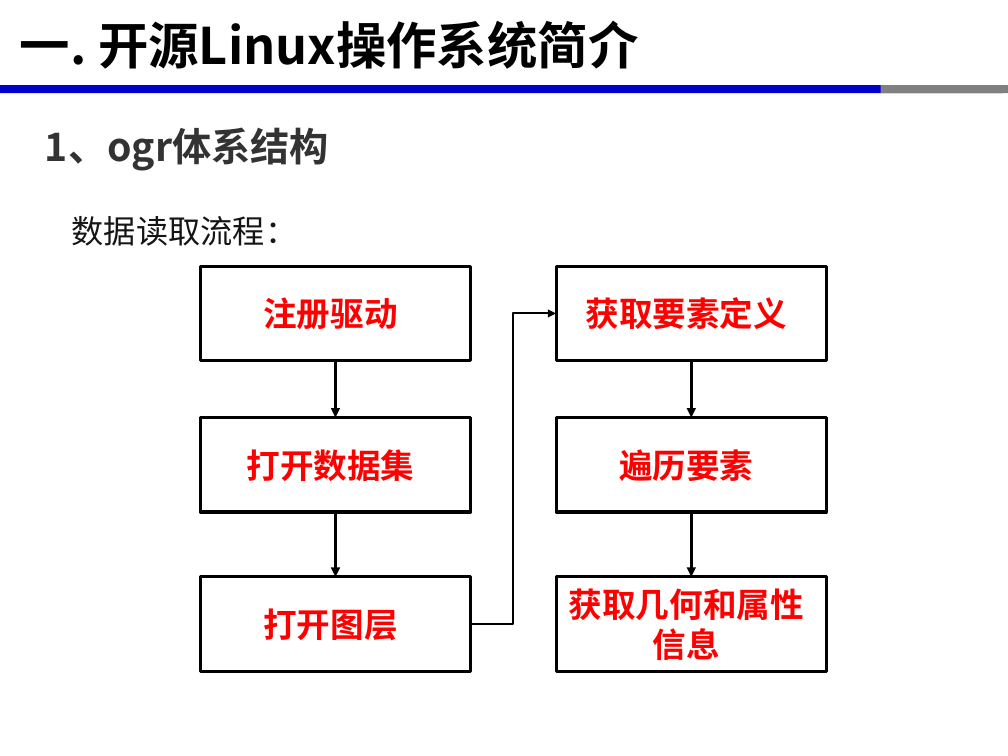
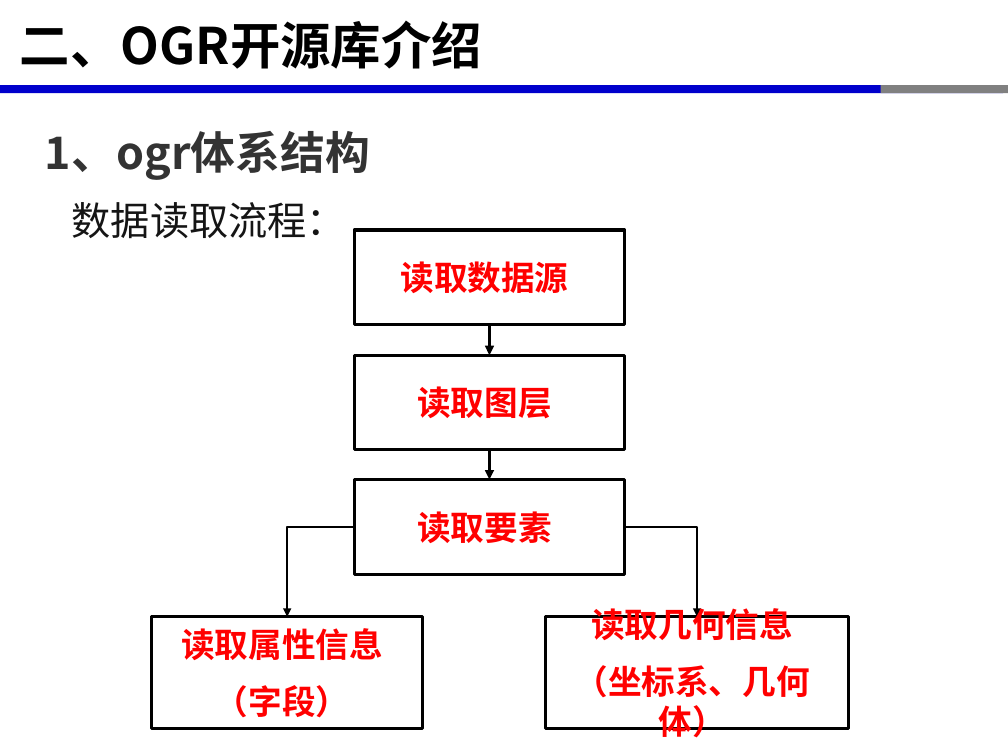
Before and after one commit to xinluo2018/open-source-gis-course, a slide deck: slide 13 of 第4章- OGR开源库及矢量数据处理-8课时/第3章-OGR开源库及矢量数据处理-8学时.pptx (slide 12 before the commit). Drawn at 1008x756 pixels with LibreOffice and Linux fonts; fonts in the diff are those of the drawing. Boxes give left, top, right and bottom in pixels: in the first picture for what was removed or moved away, otherwise in the second. Text is boxed around its words. In the diff, an @@ line names an element or a change of style, - is before the commit and + after.

```diff
--- a/第4章- OGR开源库及矢量数据处理-8课时/第3章-OGR开源库及矢量数据处理-8学时.pptx
+++ b/第4章- OGR开源库及矢量数据处理-8课时/第3章-OGR开源库及矢量数据处理-8学时.pptx
@@ title at box(20, 21, 482, 69): text changed @@
-一. 开源Linux操作系统简介
+二、OGR开源库介绍
@@ text "1、ogr体系结构" at box(45, 131, 370, 180): size 28 to 32 pt; more space between paragraphs @@
@@ text "数据读取流程：" at box(72, 202, 346, 238): size 23 to 28 pt; line spacing 2 to 1.5; more space between paragraphs @@
@@ rectangle "读取数据源": place and size @@
-rectangle "读取数据源" at box(201, 417, 471, 512)
+rectangle "读取数据源" at box(354, 230, 624, 325)
@@ rectangle removed at box(201, 266, 471, 361) @@
-注册驱动
@@ text in rectangle at box(401, 261, 569, 293): text changed @@
-打开数据集
+读取数据源
@@ arrow moved from (336, 512) - (336, 577) to (490, 325) - (490, 355) @@
@@ rectangle "读取图层": place and size @@
-rectangle "读取图层" at box(201, 577, 471, 671)
+rectangle "读取图层" at box(354, 355, 624, 450)
@@ arrow removed from (336, 361) to (336, 417) @@
@@ text in rectangle at box(417, 386, 551, 419): text changed @@
-打开图层
+读取图层
@@ rectangle removed at box(556, 417, 827, 512) @@
-遍历要素
@@ arrow moved from (691, 361) - (691, 417) to (490, 450) - (490, 480) @@
@@ rectangle "读取要素": place and size @@
-rectangle "读取要素" at box(556, 266, 827, 361)
+rectangle "读取要素" at box(354, 480, 624, 575)
@@ elbow arrow added from (354, 527) to (287, 617), #000000 1.5 pt @@
@@ text in rectangle at box(417, 511, 551, 543): text changed @@
-获取要素定义
+读取要素
@@ elbow arrow moved from (471, 624) - (556, 313) to (625, 527) - (697, 617) @@
@@ arrow removed from (691, 512) to (691, 577) @@
@@ rectangle added at box(152, 617, 422, 729), outline #000000 2.25 pt, 24 pt, text #FF0000, bold @@
+读取属性信息
+（字段）
@@ rectangle "读取几何信息": place and size @@
-rectangle "读取几何信息" at box(556, 577, 827, 671)
+rectangle "读取几何信息" at box(545, 617, 848, 729)
@@ text in rectangle at box(574, 603, 809, 738): text changed @@
-获取几何和属性信息
+读取几何信息
+（坐标系、几何体）
```
Also in this commit, not shown: 11 other slides changed, 1 slide added, 15 other files.
